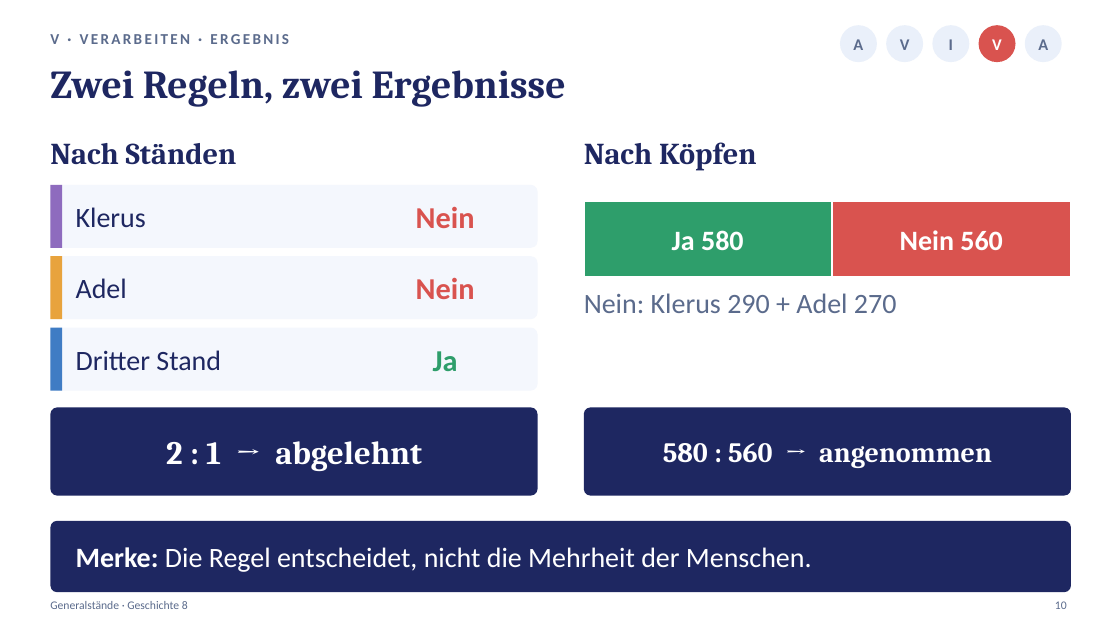
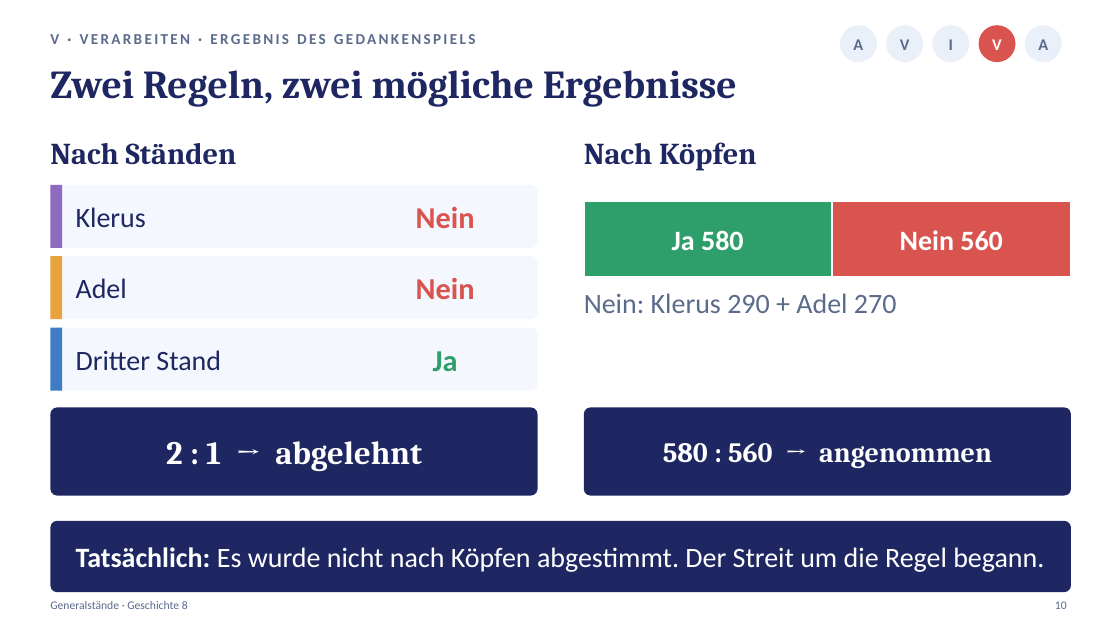
Before and after one commit to golzkonstantin-gif/Schule, a slide deck: slide 10 of Geschichte_8/Generalstaende_Stunde1/Praesentation_Generalstaende_Stunde1.pptx. Drawn at 1120x630 pixels with LibreOffice and Linux fonts; fonts in the diff are those of the drawing. Boxes give left, top, right and bottom in pixels: in the first picture for what was removed or moved away, otherwise in the second. Text is boxed around its words. In the diff, an @@ line names an element or a change of style, - is before the commit and + after.

```diff
--- a/Geschichte_8/Generalstaende_Stunde1/Praesentation_Generalstaende_Stunde1.pptx
+++ b/Geschichte_8/Generalstaende_Stunde1/Praesentation_Generalstaende_Stunde1.pptx
@@ text at (50,34,476,44): text changed @@
-V · VERARBEITEN · ERGEBNIS
+V · VERARBEITEN · ERGEBNIS DES GEDANKENSPIELS
@@ text at (50,70,737,107): text changed @@
-Zwei Regeln, zwei Ergebnisse
+Zwei Regeln, zwei mögliche Ergebnisse
@@ text at (76,547,1044,572): text changed @@
-Merke: Die Regel entscheidet, nicht die Mehrheit der Menschen.
+Tatsächlich: Es wurde nicht nach Köpfen abgestimmt. Der Streit um die Regel begann.
```
Also in this commit, not shown: 1 other slide changed, 6 other files.
